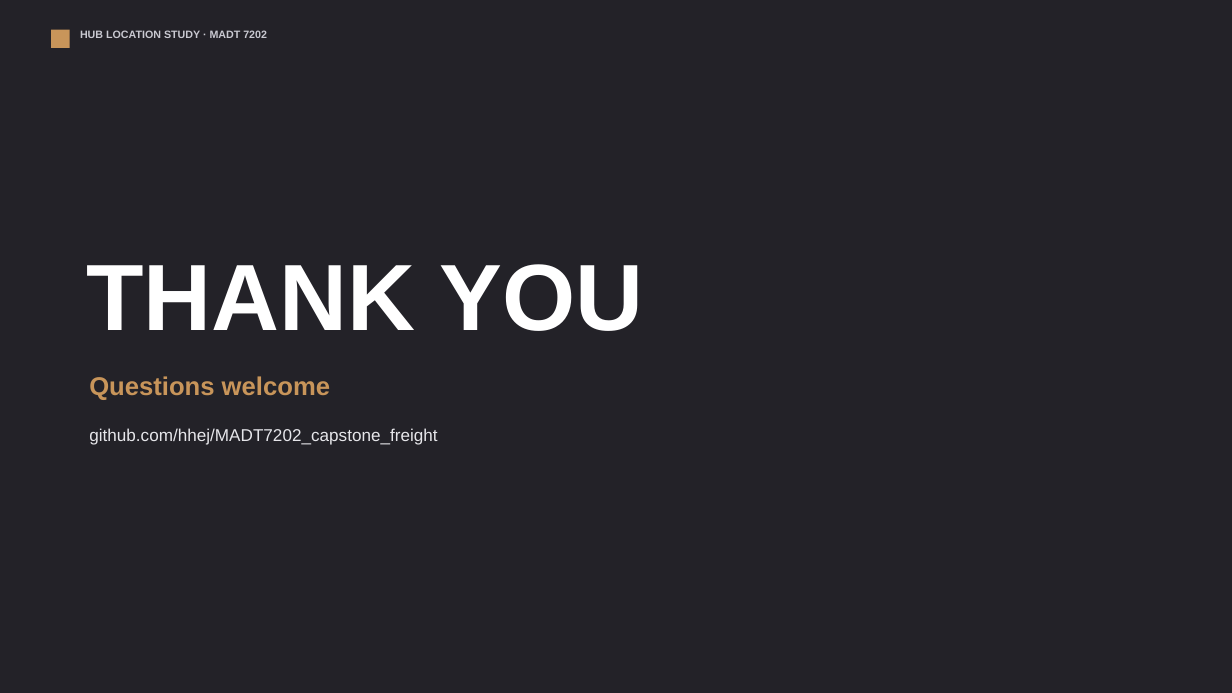
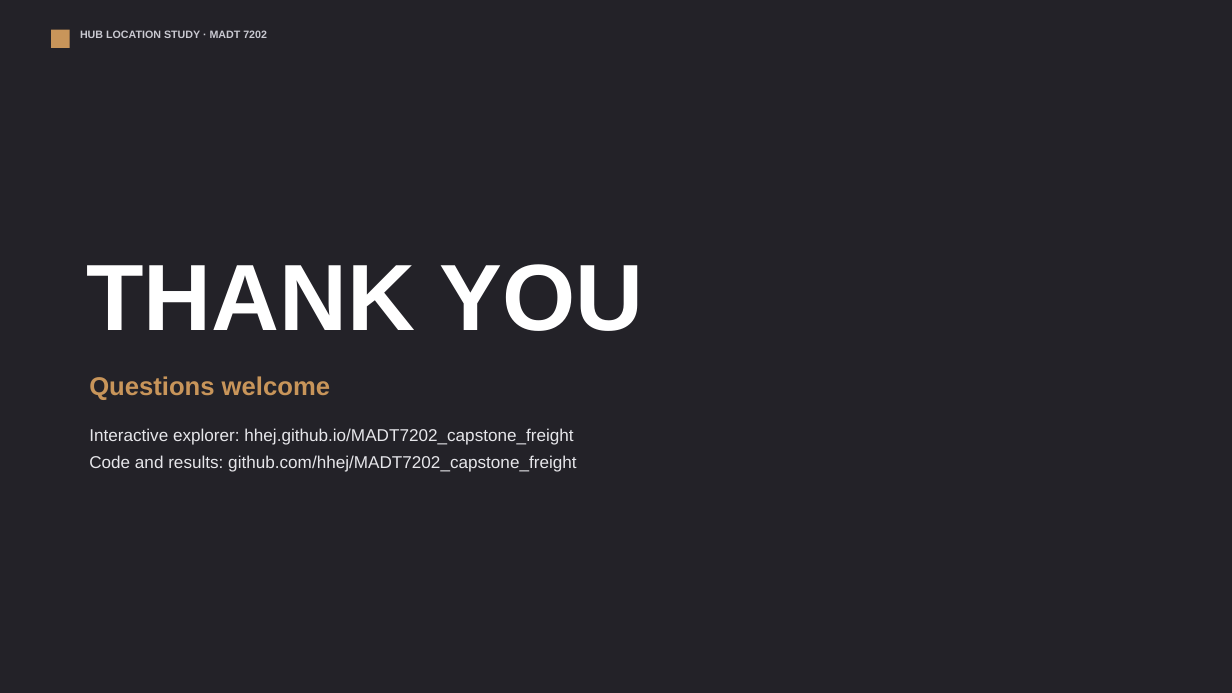
Before and after one commit to hhej/MADT7202_capstone_freight, a slide deck: slide 23 of deck/Hub_Location_Study_MADT7202.pptx. Drawn at 1232x693 pixels with LibreOffice and Linux fonts; fonts in the diff are those of the drawing; background and template pictures are left out; a plain dark background stands for a picture behind light text. Boxes give left, top, right and bottom in pixels: in the first picture for what was removed or moved away, otherwise in the second. Text is boxed around its words. In the diff, an @@ line names an element or a change of style, - is before the commit and + after.

```diff
--- a/deck/Hub_Location_Study_MADT7202.pptx
+++ b/deck/Hub_Location_Study_MADT7202.pptx
@@ text at bbox=[89, 428, 576, 472]: text changed @@
-github.com/hhej/MADT7202_capstone_freight
+Interactive explorer: hhej.github.io/MADT7202_capstone_freight
+Code and results: github.com/hhej/MADT7202_capstone_freight
```
Also in this commit, not shown: 1 other slide changed, 10 other files.
